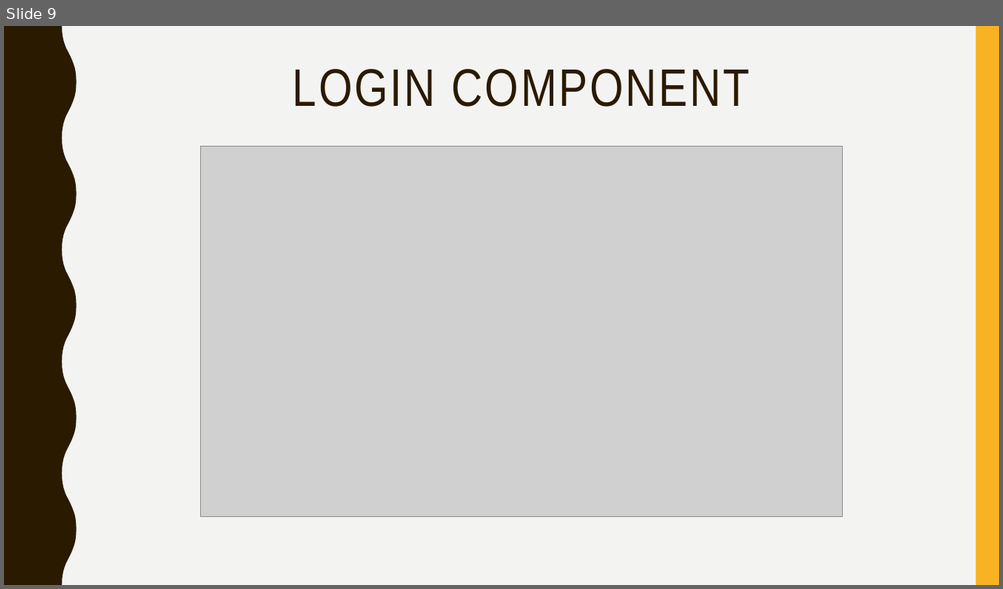
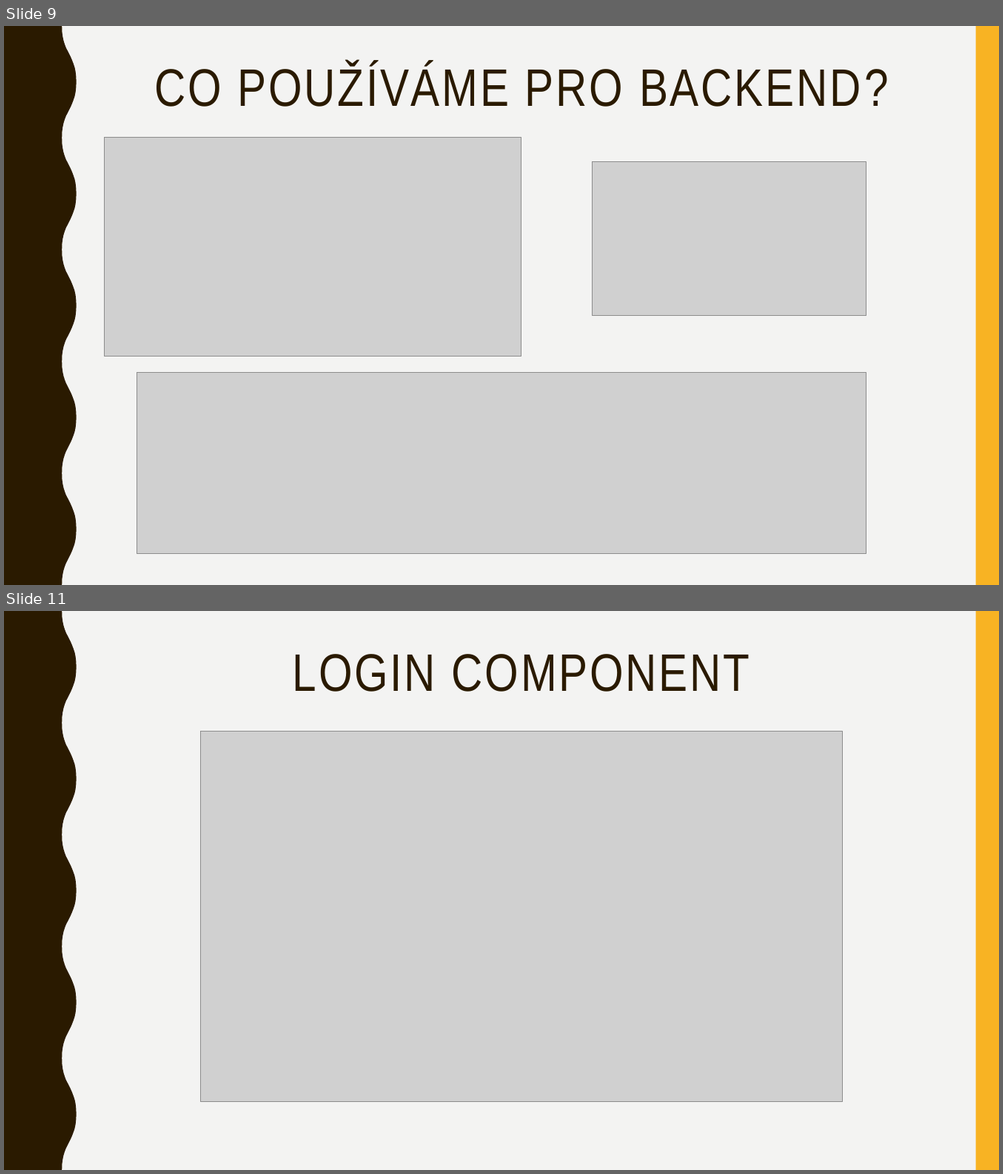
Before and after one commit to Letmehear15/DOIT, a slide deck: Prezentace D.O.I.T..pptx. Shown one above the other, each under a label of ours: slide 9 before the commit, slides 9 and 11 after it; the slides between them are not shown. The pictures are 1003x589 and 1003x1174 pixels, drawn with LibreOffice and Linux fonts; fonts in the diff are those of the drawing; grey boxes stand for pictures. Boxes give left, top, right and bottom in pixels: in the first picture for what was removed or moved away, otherwise in the second. Text is boxed around its words. In the diff, an @@ line names an element or a change of style, - is before the commit and + after.

```diff
--- a/Prezentace D.O.I.T..pptx
+++ b/Prezentace D.O.I.T..pptx
@@ slide 9 added at (4,26,999,585), background #F3F3F2; not listed: 2 template elements that a slide beside it also shows @@
@@ title added at (154,64,888,107), 51 pt, text #2A1A00 @@
+CO POUŽÍVÁME PRO BACKEND?
@@ picture added at (104,137,521,357) @@
@@ picture added at (592,162,866,315) @@
@@ picture added at (136,372,866,554) @@
@@ what was slide 9 is now slide 11 @@
```
Also in this commit, not shown: 1 slide changed, 2 other slides added, 1 slide removed.
